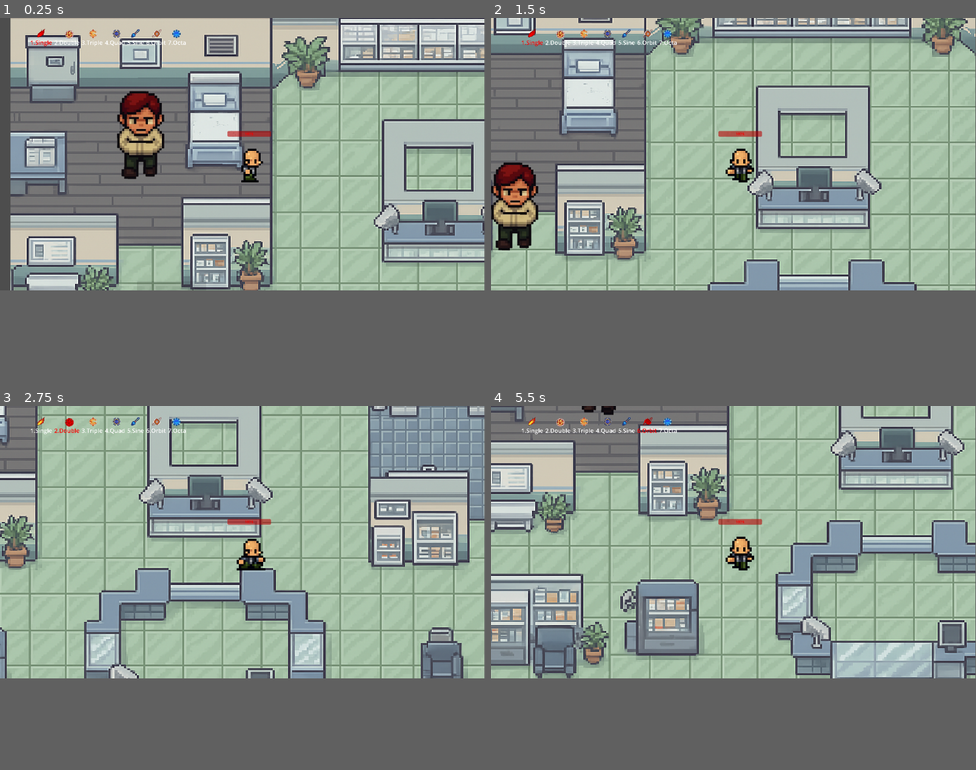
Above: before the commit, frames 1-4 (two rows, left to right).
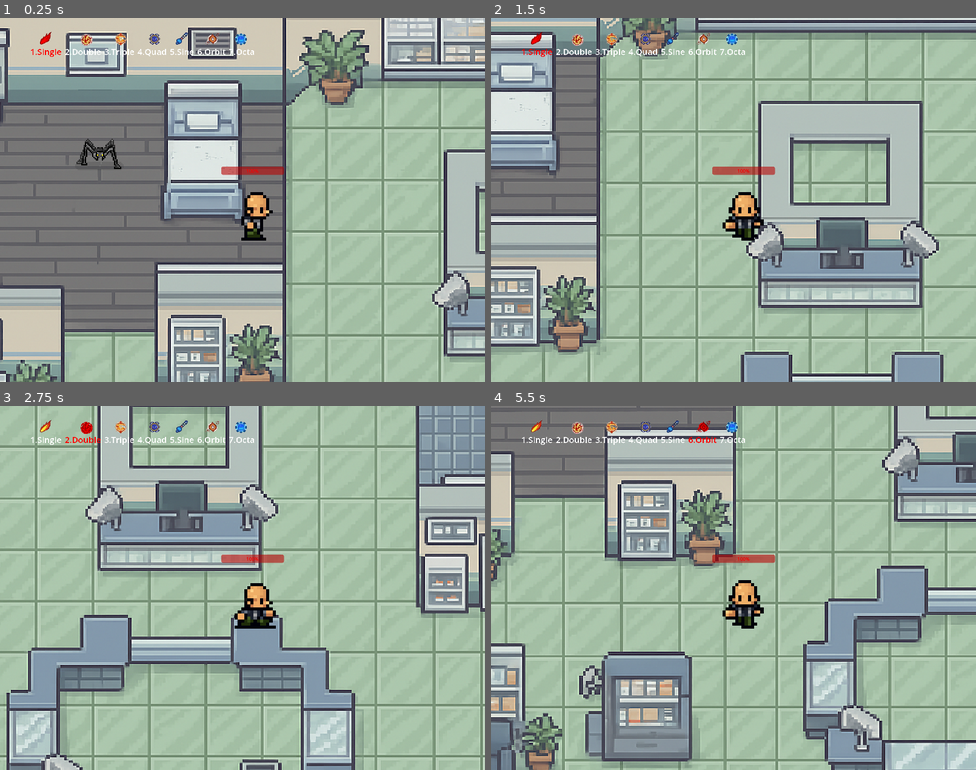
Above: after the commit, the same moments.

Repository: levi-tabosa/trabai_andrea
Game: Godot game, scene res://scenes/main.tscn
Two runs of this game, one before a commit and one after it. Both use one fixed random seed, a clock stepped at 60 frames per second and the inputs below.
Inputs:
- Up to frame 1 (0.25 s): no input
- Up to frame 2 (1.5 s): tap Enter (ui_accept) at 0.5, 0.77 s; hold Right (ui_right) 0.53-1.28 s; tap Keypad Enter (enter) at 0.6 s; hold Down (ui_down) from 1.28 s (still down); tap 1 (select-1) at 1.35 s
- Up to frame 3 (2.75 s): tap Enter (ui_accept) at 1.52 s; release Down (ui_down) at 2.03 s; hold Right (ui_right) from 2.03 s (still down); tap 2 (select-2) at 2.1 s
- Up to frame 4 (5.5 s): release Right (ui_right) at 2.78 s; hold Up (ui_up) 2.78-3.53 s; tap 3 (select-3) at 2.85 s; tap Enter (ui_accept) at 3.02, 3.77, 4.52 s; hold Left (ui_left) 3.53-5.03 s; tap 4 (select-4) at 3.6 s; tap 5 (select-5) at 4.35 s; hold Down (ui_down) from 5.03 s (still down); tap 6 (select-6) at 5.1 s
The window is 799x449 before the commit and 800x600 after it. Grey fills any space a smaller window leaves; there, only what the larger window draws over its background counts as a difference.

The runs differ from the first frame. In frame 1, 59% of the frame differs, in the area x 0-100%, y 0-100%; in frame 2, 54%; in frame 3, 50%; in frame 4, 63%.

Commit message:
fix:player e inimigo n se gostando mto

Diff:
--- a/project.godot
+++ b/project.godot
@@ -17,6 +17,12 @@
 [autoload]
 
 DialogueManager="*res://scripts/dialogue_manager.gd"
+
+[display]
+
+window/size/viewport_width=800
+window/size/viewport_height=600
+window/size/initial_position_type=0
 
 [dotnet]
 
--- a/scenes/enemy.tscn
+++ b/scenes/enemy.tscn
@@ -124,5 +124,4 @@
 
 [node name="CollisionShape2D" type="CollisionShape2D" parent="."]
 position = Vector2(-0.6, 0.2)
-scale = Vector2(1, 1)
 shape = SubResource("RectangleShape2D_md0e3")
--- a/scenes/main.tscn
+++ b/scenes/main.tscn
@@ -1,8 +1,9 @@
-[gd_scene load_steps=4 format=3 uid="uid://d4bvi0psj51d7"]
+[gd_scene load_steps=5 format=3 uid="uid://d4bvi0psj51d7"]
 
 [ext_resource type="PackedScene" uid="uid://baynvyo0fscvw" path="res://scenes/enemy_path.tscn" id="1_o5qli"]
 [ext_resource type="PackedScene" uid="uid://beprwukcivekm" path="res://scenes/hospital.tscn" id="1_sugp2"]
 [ext_resource type="PackedScene" uid="uid://isvtb1om0gsd" path="res://scenes/player.tscn" id="4_jyhfs"]
+[ext_resource type="SpriteFrames" uid="uid://bv0u2t86xnbnw" path="res://assets/sprite-frames/spider-fames.tres" id="4_tbgi4"]
 
 [node name="main" type="Node"]
 
@@ -14,3 +15,8 @@
 
 [node name="EnemyPath" parent="." instance=ExtResource("1_o5qli")]
 position = Vector2(159, 125)
+enemy_speed = 50.0
+enemy_mov_state = 1
+enemy_sprite_frames = ExtResource("4_tbgi4")
+enemy_scale_factor = 1.0
+enemy_has_projectile = true
--- a/scenes/player.tscn
+++ b/scenes/player.tscn
@@ -191,6 +191,7 @@
 
 [node name="CollisionShape2D" type="CollisionShape2D" parent="."]
 position = Vector2(3.25, 5.99999)
+scale = Vector2(0.5, 0.5)
 shape = SubResource("RectangleShape2D_onrkg")
 
 [node name="AnimatedSprite2D" type="AnimatedSprite2D" parent="."]
Not shown: 1 places in scenes/enemy_path.tscn that only renumber resources
